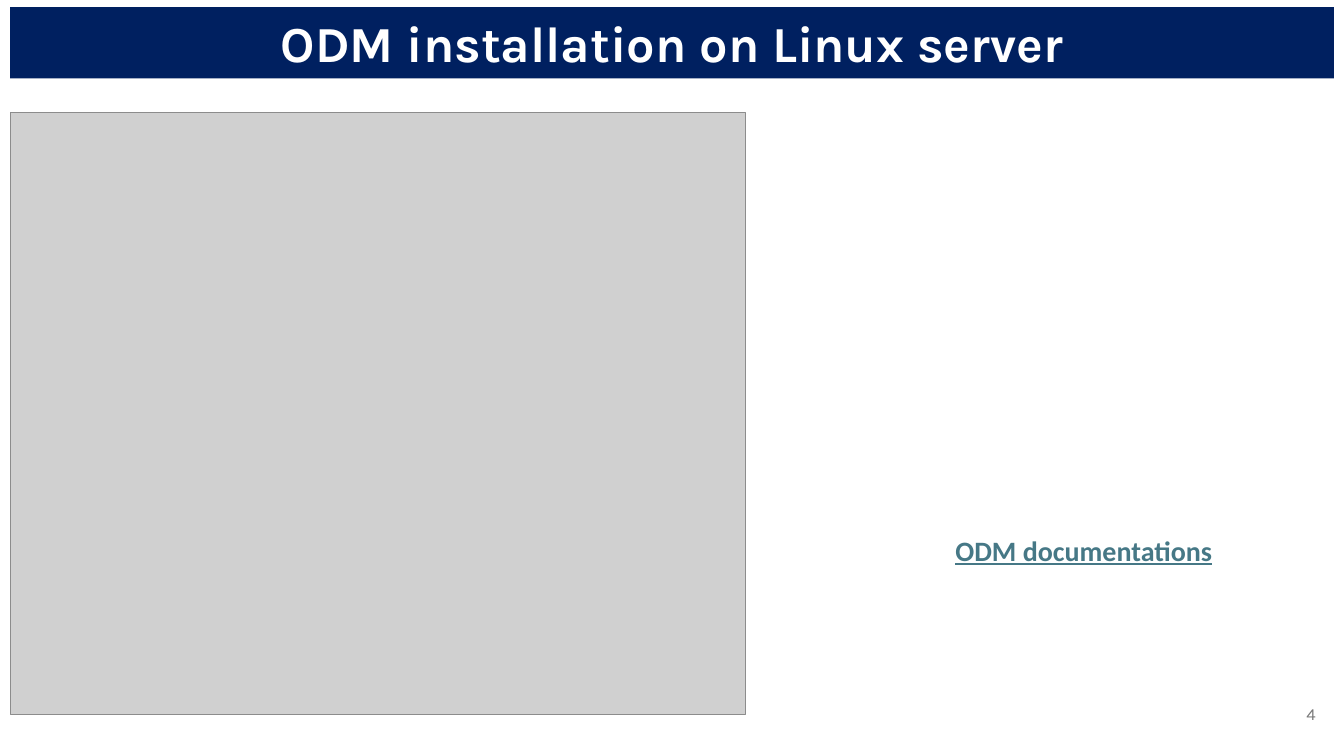
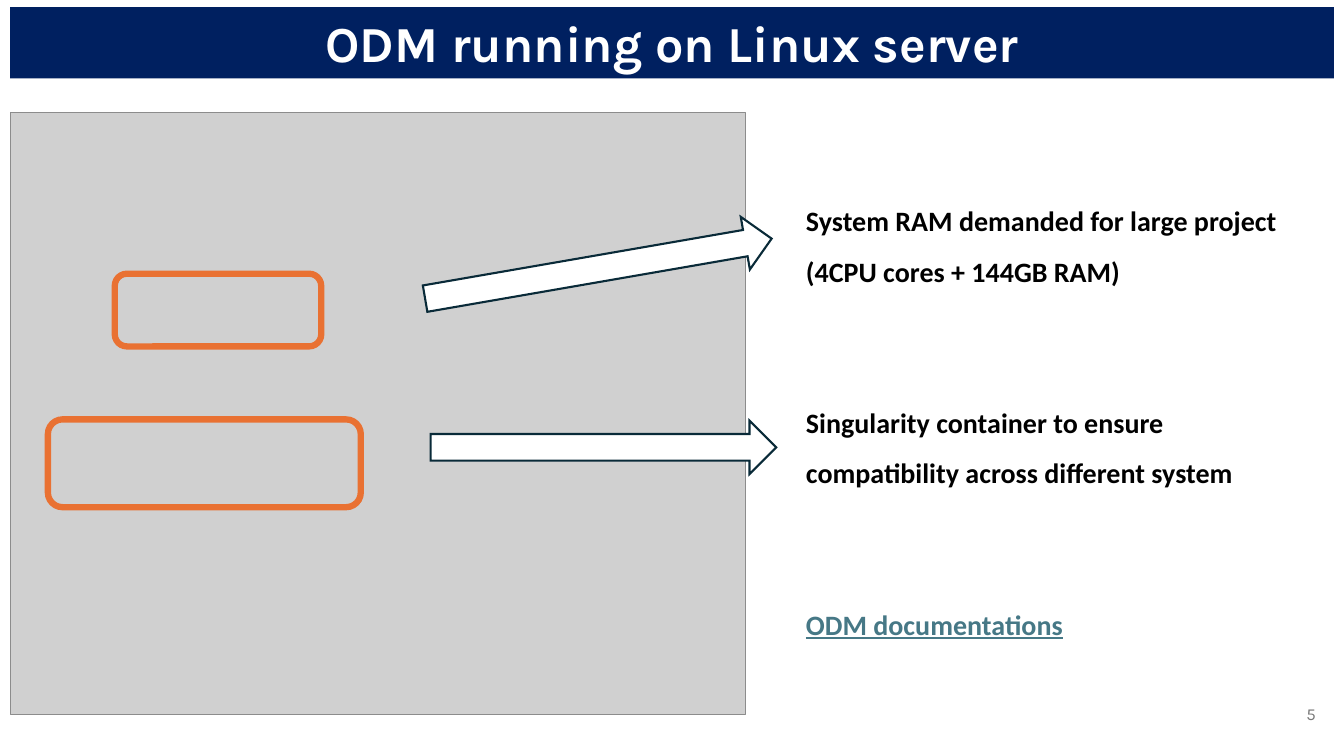
Before and after one commit to Vicellken/UCAS2023_workshop, a slide deck: slide 5 of photommetry_workshop.pptx (slide 4 before the commit). Drawn at 1344x756 pixels with LibreOffice and Linux fonts; fonts in the diff are those of the drawing; grey boxes stand for pictures. Boxes give left, top, right and bottom in pixels: in the first picture for what was removed or moved away, otherwise in the second. Text is boxed around its words. In the diff, an @@ line names an element or a change of style, - is before the commit and + after.

```diff
--- a/photommetry_workshop.pptx
+++ b/photommetry_workshop.pptx
@@ text in rectangle at (x1=325, y1=26, x2=1019, y2=75): text changed @@
-ODM installation on Linux server
+ODM running on Linux server
@@ text "System RAM demanded for large ..." moved from (x1=955, y1=541, x2=1212, y2=565) to (x1=806, y1=211, x2=1276, y2=639) @@
@@ right arrow added at (x1=420, y1=212, x2=776, y2=325), fill #FFFFFF, outline #092A39 1.5 pt @@
@@ text at (x1=806, y1=211, x2=1276, y2=488): paragraphs added @@
+System RAM demanded for large project (4CPU cores + 144GB RAM)
+Singularity container to ensure compatibility across different system
@@ rounded rectangle added at (x1=115, y1=274, x2=322, y2=347), outline #E97132 4.5 pt @@
@@ rounded rectangle added at (x1=48, y1=419, x2=361, y2=507), outline #E97132 4.5 pt @@
@@ right arrow added at (x1=431, y1=420, x2=776, y2=474), fill #FFFFFF, outline #092A39 1.5 pt @@
@@ page number at (x1=1306, y1=709, x2=1315, y2=720): text changed @@
-4
+5
```
Also in this commit, not shown: 2 other slides changed, 1 slide added, 1 other file.
